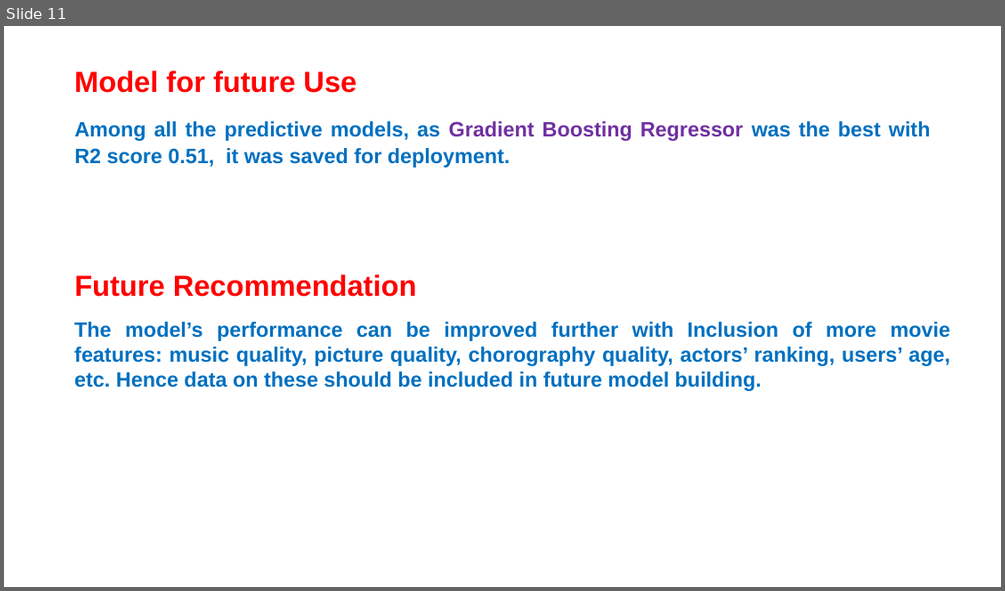
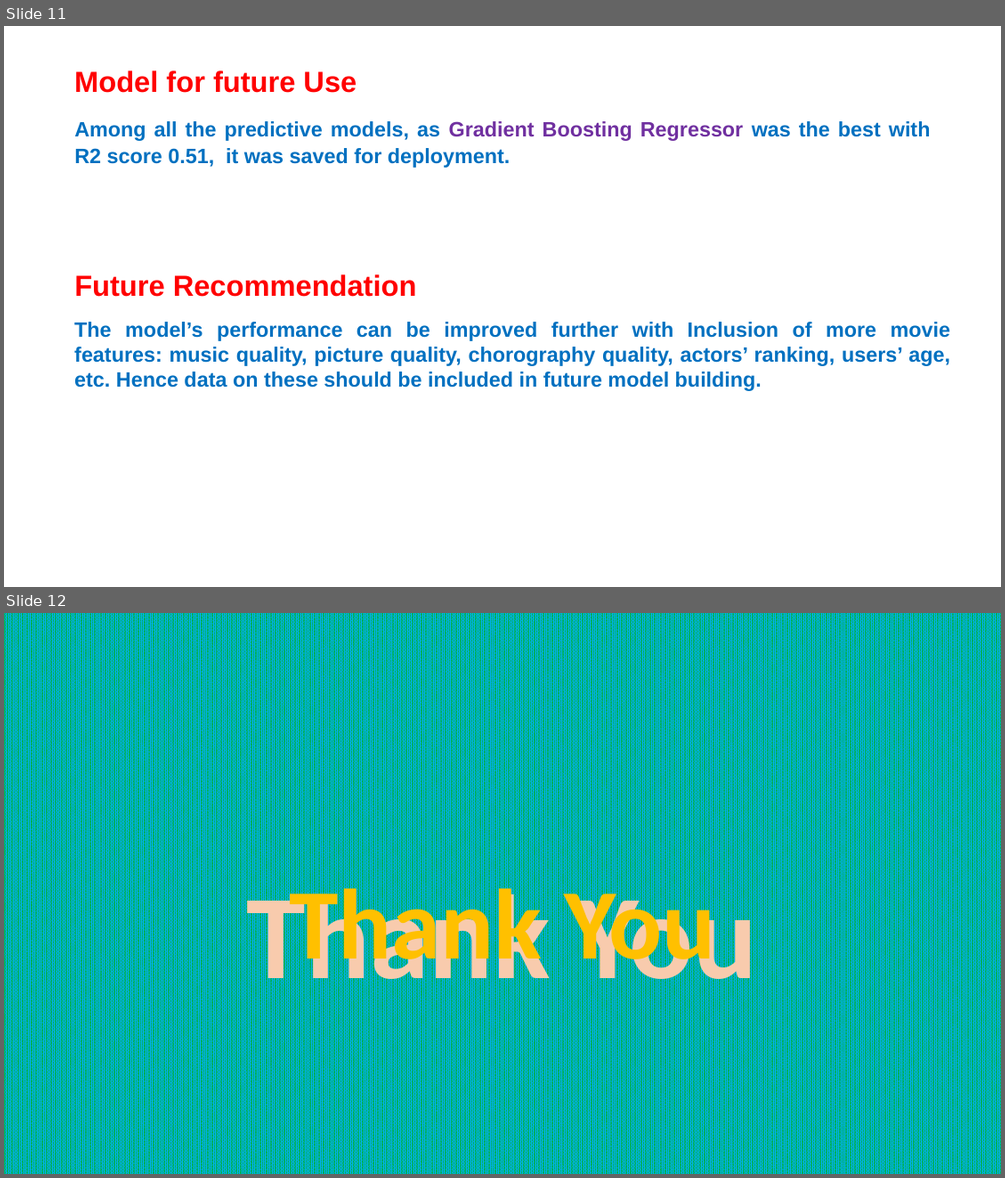
Before and after one commit to damayantinaik/Prediction_of_Netfilx_movie_rating, a slide deck: Report/Netflix_presentation.pptx. Shown one above the other, each under a label of ours: slide 11 before the commit, slides 11 and 12 after it. The pictures are 1005x591 and 1005x1178 pixels, drawn with LibreOffice and Linux fonts; fonts in the diff are those of the drawing; background and template pictures are left out. Boxes give left, top, right and bottom in pixels: in the first picture for what was removed or moved away, otherwise in the second. Text is boxed around its words. In the diff, an @@ line names an element or a change of style, - is before the commit and + after.

```diff
--- a/Report/Netflix_presentation.pptx
+++ b/Report/Netflix_presentation.pptx
@@ slide 12 added at (4, 613, 1001, 1174), background picture (left out) @@
@@ text added at (247, 879, 758, 1006), 115 pt, text #F8CBAD, bold @@
+Thank You
@@ text added at (289, 876, 715, 982), 96 pt, text #FFC000, bold @@
+Thank You
```
Also in this commit, not shown: 1 slide changed.
